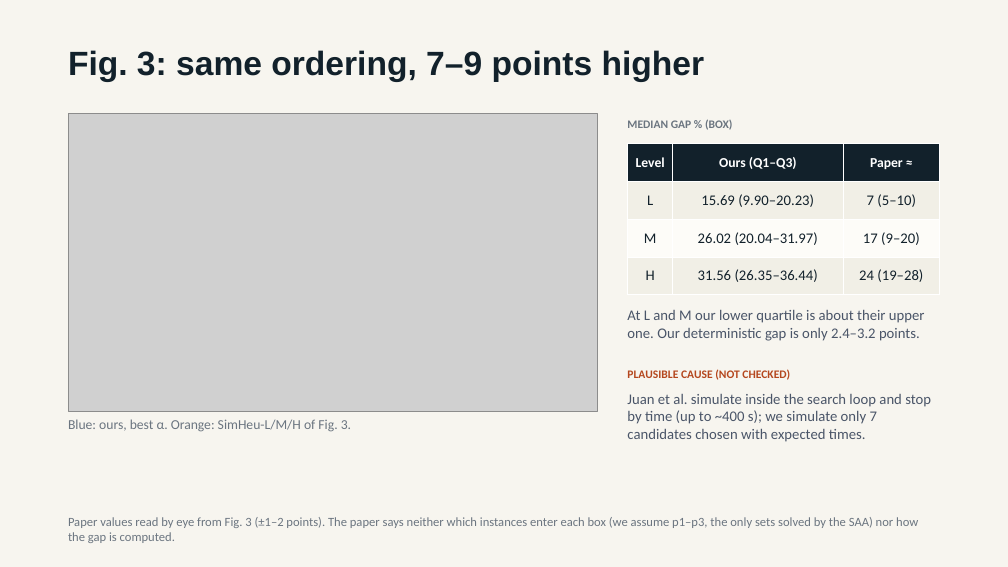
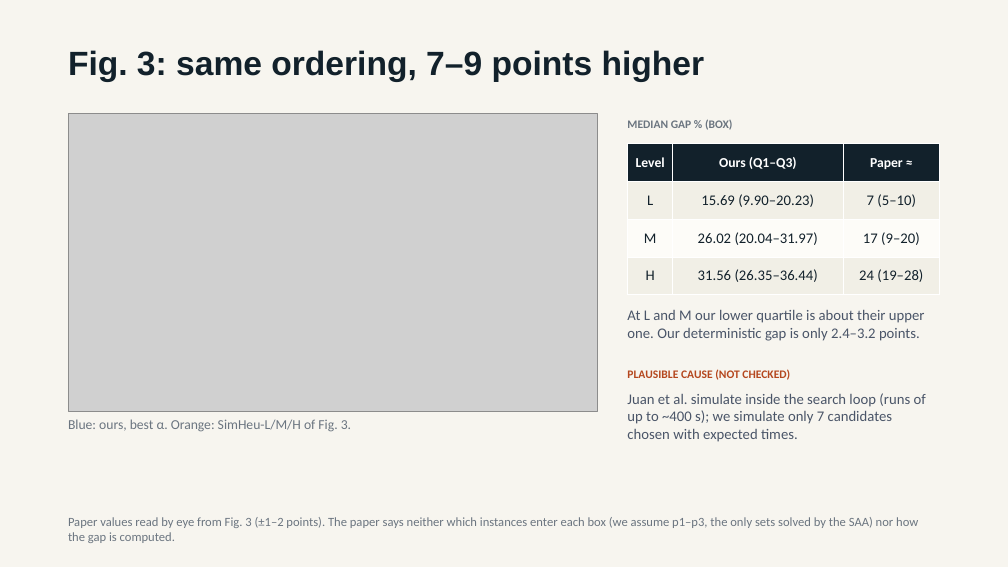
Before and after one commit to Inurria979/Heuristic-Algorithms-in-Transport-and-Finance, a slide deck: slide 10 of simTOP/docs/simTOP_simheuristic.pptx. Drawn at 1008x567 pixels with LibreOffice and Linux fonts; fonts in the diff are those of the drawing; grey boxes stand for pictures. Boxes give left, top, right and bottom in pixels: in the first picture for what was removed or moved away, otherwise in the second. Text is boxed around its words. In the diff, an @@ line names an element or a change of style, - is before the commit and + after.

```diff
--- a/simTOP/docs/simTOP_simheuristic.pptx
+++ b/simTOP/docs/simTOP_simheuristic.pptx
@@ text at box(627, 393, 926, 442): text changed @@
-Juan et al. simulate inside the search loop and stop by time (up to ~400 s); we simulate only 7 candidates chosen with expected times.
+Juan et al. simulate inside the search loop (runs of up to ~400 s); we simulate only 7 candidates chosen with expected times.
```
Also in this commit, not shown: 2 other slides changed, 34 other files.
